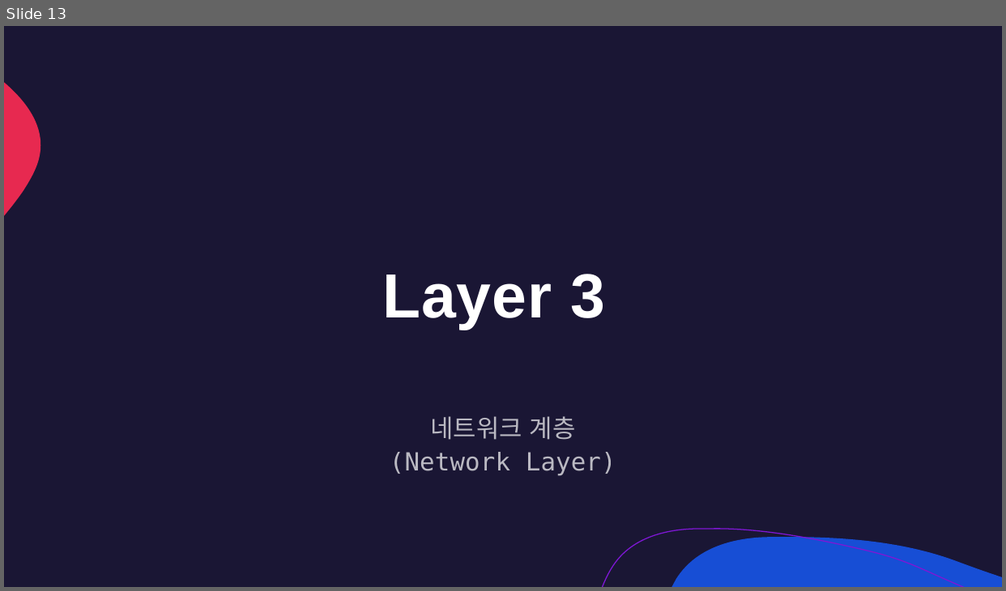
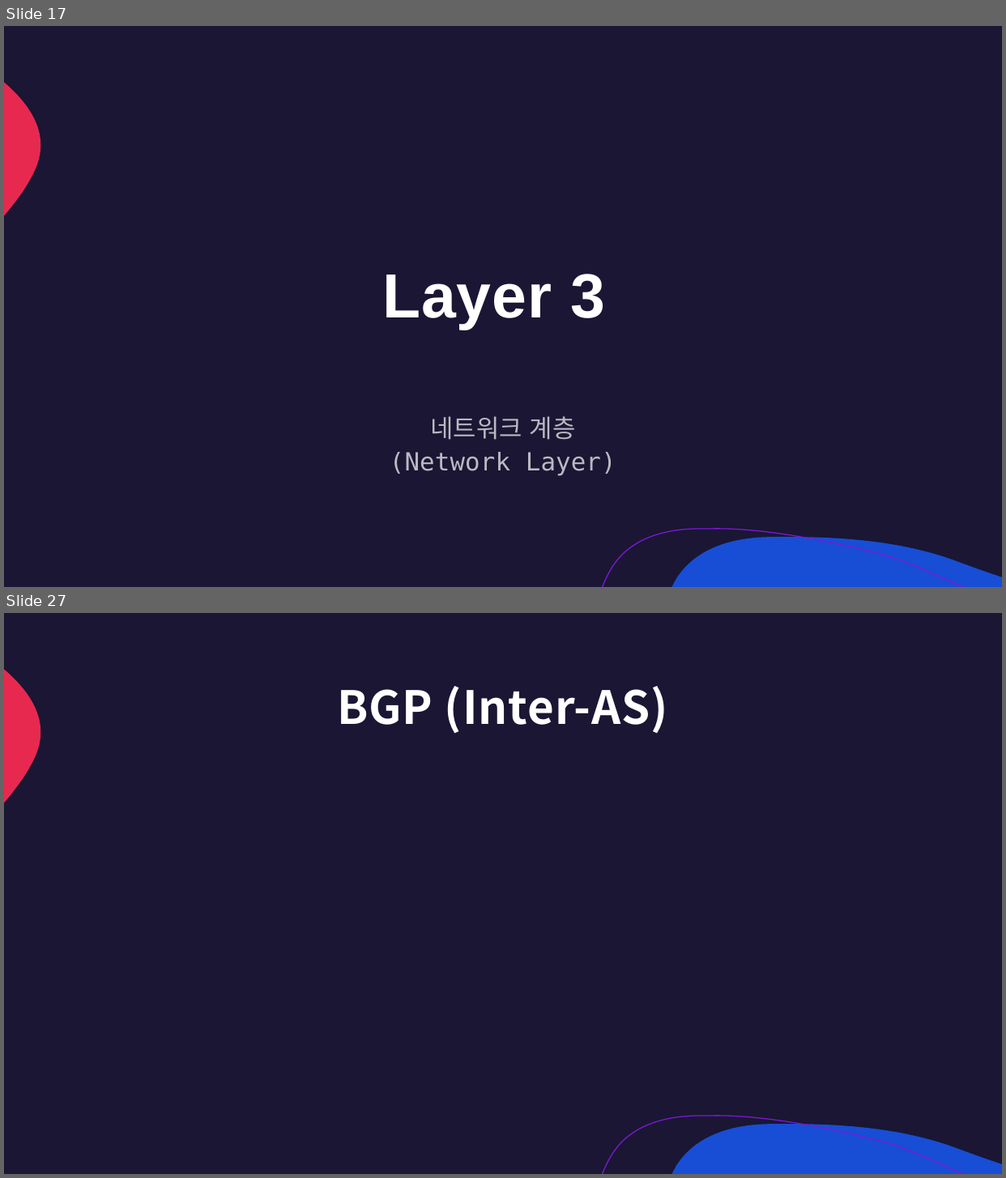
Before and after one commit to lumen4723/2024_network, a slide deck: 2.pptx. Shown one above the other, each under a label of ours: slide 13 before the commit, slides 17 and 27 after it; the slides between them are not shown. The pictures are 1006x591 and 1006x1178 pixels, drawn with LibreOffice and Linux fonts; fonts in the diff are those of the drawing. Boxes give left, top, right and bottom in pixels: in the first picture for what was removed or moved away, otherwise in the second. Text is boxed around its words. In the diff, an @@ line names an element or a change of style, - is before the commit and + after.

```diff
--- a/2.pptx
+++ b/2.pptx
@@ slide 27 added at (4,613,1002,1174), background #1A1634; not listed: 3 template elements that a slide beside it also shows @@
@@ title added at (337,686,668,734), 44 pt, text #FFFFFF, bold @@
+BGP (Inter-AS)
@@ what was slide 13 is now slide 17 @@
```
Also in this commit, not shown: 3 slides changed, 15 other slides added, 2 slides removed, 1 other file.
